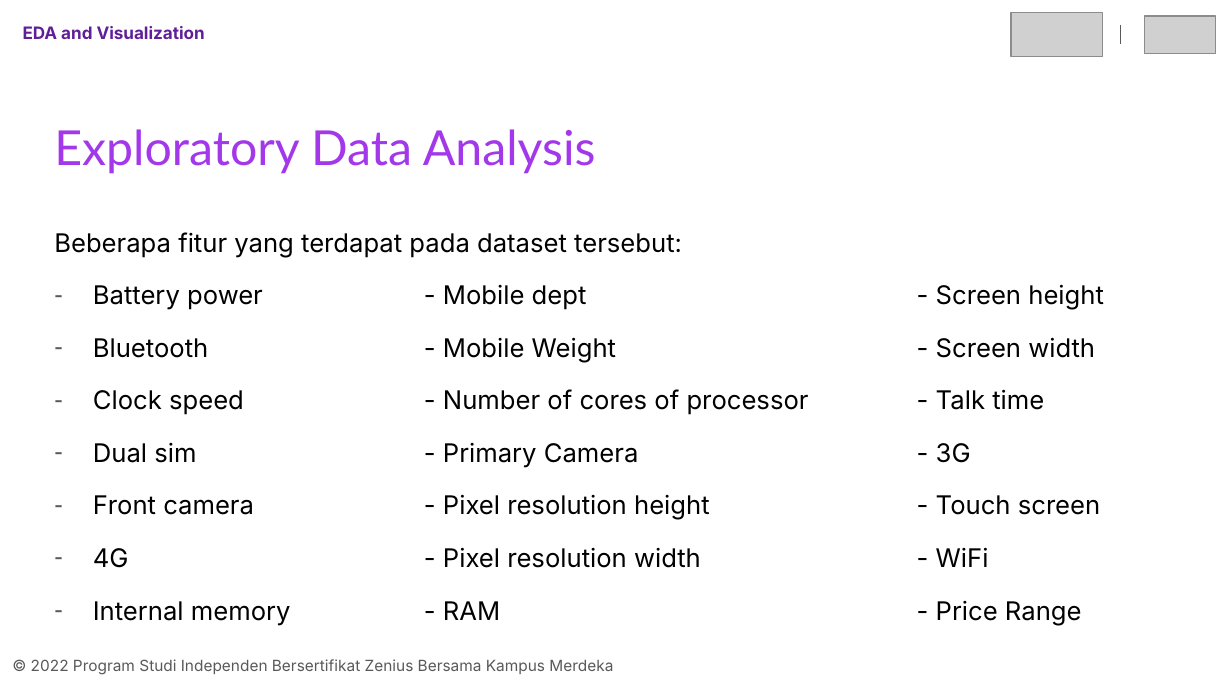
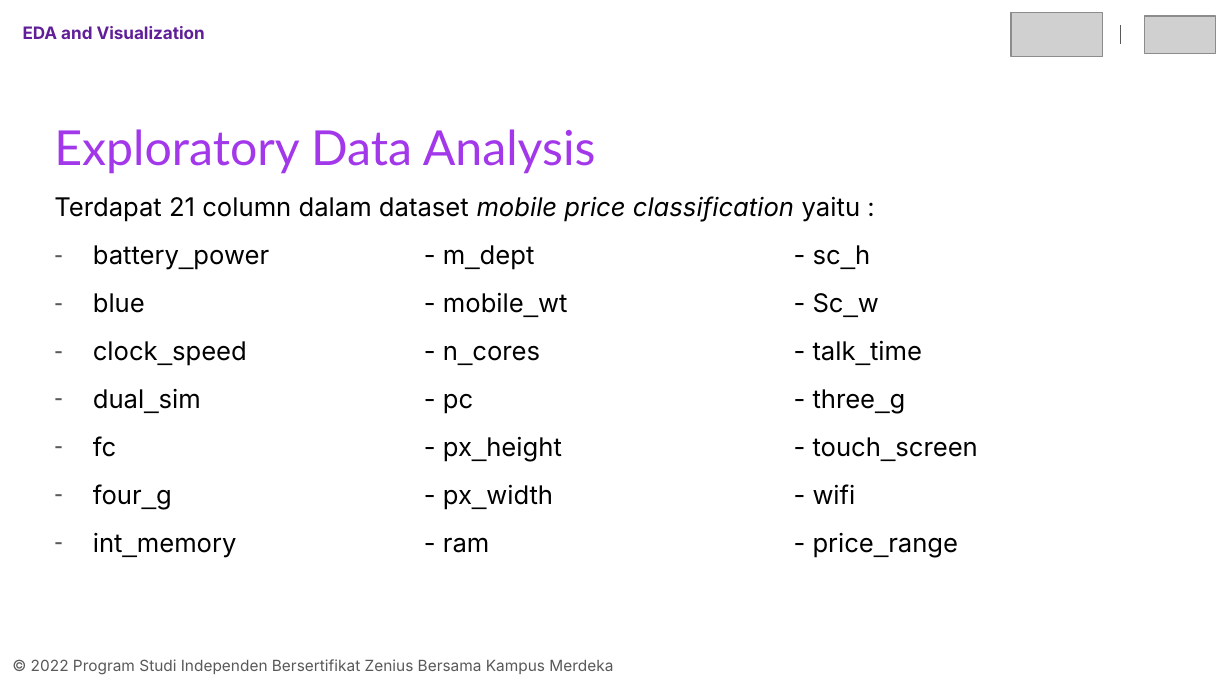
Before and after one commit to refkijorgiprdna/final-project-kelompok-04-erwin, a slide deck: slide 8 of Presentasi-Kelompok-04-Erwin.pptx. Drawn at 1232x693 pixels with LibreOffice and Linux fonts; fonts in the diff are those of the drawing; grey boxes stand for pictures. Boxes give left, top, right and bottom in pixels: in the first picture for what was removed or moved away, otherwise in the second. Text is boxed around its words. In the diff, an @@ line names an element or a change of style, - is before the commit and + after.

```diff
--- a/Presentasi-Kelompok-04-Erwin.pptx
+++ b/Presentasi-Kelompok-04-Erwin.pptx
@@ text at [54, 196, 978, 557]: text changed @@
-Beberapa fitur yang terdapat pada dataset tersebut:
-– Battery power - Mobile dept - Screen height
-– Bluetooth - Mobile Weight - Screen width
-– Clock speed - Number of cores of processor - Talk time
-– Dual sim - Primary Camera - 3G
-– Front camera - Pixel resolution height - Touch screen
-– 4G - Pixel resolution width - WiFi
-– Internal memory - RAM - Price Range
+Terdapat 21 column dalam dataset mobile price classification yaitu :
+– battery_power - m_dept - sc_h
+– blue - mobile_wt - Sc_w
+– clock_speed - n_cores - talk_time
+– dual_sim - pc - three_g
+– fc - px_height - touch_screen
+– four_g - px_width - wifi
+– int_memory - ram - price_range
```
Also in this commit, not shown: 9 other slides changed, 3 slides added, 1 slide removed.
